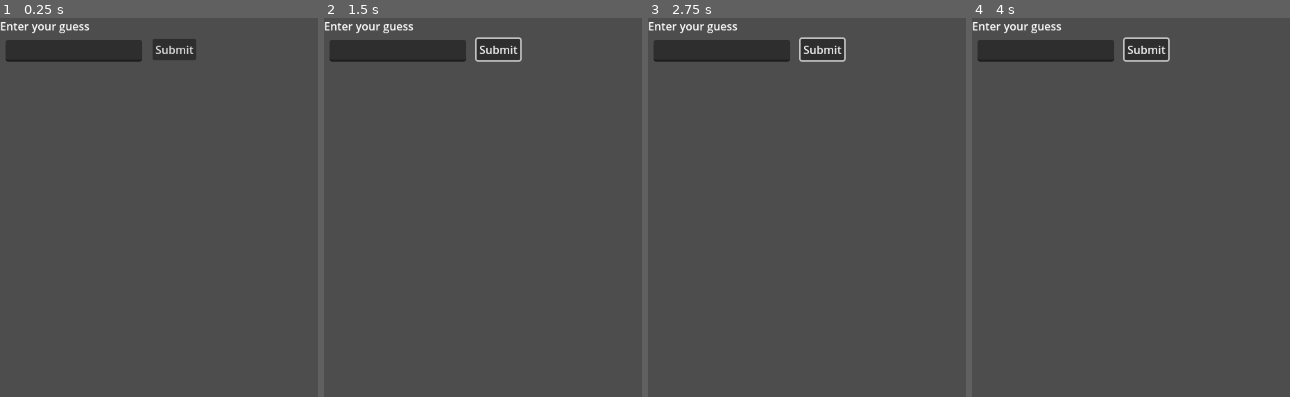
Above: before the commit, frames 1-4 (left to right).
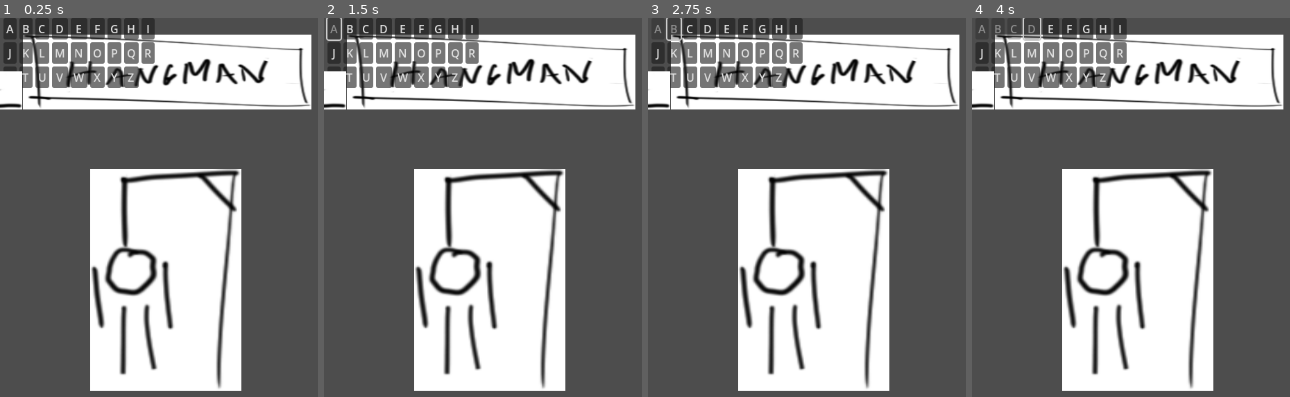
Above: after the commit, the same moments.

Repository: mkangjazz/godot_hangman
Game: Godot game, scene res://scenes/root.tscn
The game is run twice, just before and just after one commit, with the same random seed, the same clock (stepped at 60 frames per second) and the same inputs.
Inputs (mouse positions are in pixels of both pictures, inside the frame that each line leads up to):
- Up to frame 1 (0.25 s): no input
- Up to frame 2 (1.5 s): click (498, 48) at 0.5 s, where only the run before the commit has a clickable "Submit"; click (333, 29) at 1.25 s, where only the run after the commit has a clickable "A"
- Up to frame 3 (2.75 s): click (673, 29) at 2 s, where only the run after the commit has a clickable "B"
- Up to frame 4 (4 s): click (1013, 29) at 2.75 s, where only the run after the commit has a clickable "C"; click (1032, 29) at 3.5 s, where only the run after the commit has a clickable "D"

The runs differ from the first frame. In frame 1, 47% of the frame differs, in the area x 0-99%, y 0-99%; in frame 2, 47%; in frame 3, 47%; in frame 4, 46%.

Commit message:
add keyboard and ui

Diff:
--- a/hangman/assets/icon.svg
+++ /dev/null
@@ -1 +0,0 @@
-<svg height="128" width="128" xmlns="http://www.w3.org/2000/svg"><rect x="2" y="2" width="124" height="124" rx="14" fill="#363d52" stroke="#212532" stroke-width="4"/><g transform="scale(.101) translate(122 122)"><g fill="#fff"><path d="M105 673v33q407 354 814 0v-33z"/><path d="m105 673 152 14q12 1 15 14l4 67 132 10 8-61q2-11 15-15h162q13 4 15 15l8 61 132-10 4-67q3-13 15-14l152-14V427q30-39 56-81-35-59-83-108-43 20-82 47-40-37-88-64 7-51 8-102-59-28-123-42-26 43-46 89-49-7-98 0-20-46-46-89-64 14-123 42 1 51 8 102-48 27-88 64-39-27-82-47-48 49-83 108 26 42 56 81zm0 33v39c0 276 813 276 814 0v-39l-134 12-5 69q-2 10-14 13l-162 11q-12 0-16-11l-10-65H446l-10 65q-4 11-16 11l-162-11q-12-3-14-13l-5-69z" fill="#478cbf"/><path d="M483 600c0 34 58 34 58 0v-86c0-34-58-34-58 0z"/><circle cx="725" cy="526" r="90"/><circle cx="299" cy="526" r="90"/></g><g fill="#414042"><circle cx="307" cy="532" r="60"/><circle cx="717" cy="532" r="60"/></g></g></svg>
--- a/hangman/project.godot
+++ b/hangman/project.godot
@@ -13,4 +13,3 @@
 config/name="hangman"
 run/main_scene="res://scenes/root.tscn"
 config/features=PackedStringArray("4.2", "Forward Plus")
-config/icon="res://assets/icon.svg"
--- /dev/null
+++ b/hangman/scenes/blank_space.tscn
@@ -0,0 +1,10 @@
+[gd_scene load_steps=3 format=3 uid="uid://bdf1vh4h1wls2"]
+
+[ext_resource type="Script" path="res://scripts/blank_space.gd" id="1_hc242"]
+[ext_resource type="Texture2D" uid="uid://x70ny0rul0tw" path="res://assets/blank_space.png" id="2_45l16"]
+
+[node name="BlankSpace" type="Node2D"]
+script = ExtResource("1_hc242")
+
+[node name="Sprite2D" type="Sprite2D" parent="."]
+texture = ExtResource("2_45l16")
--- a/hangman/scenes/root.tscn
+++ b/hangman/scenes/root.tscn
@@ -1,36 +1,47 @@
-[gd_scene load_steps=2 format=3 uid="uid://dj52xu2lclmk5"]
+[gd_scene load_steps=4 format=3 uid="uid://dj52xu2lclmk5"]
 
 [ext_resource type="Script" path="res://scripts/root.gd" id="1_xbogm"]
+[ext_resource type="Texture2D" uid="uid://bct8yso7n0xwq" path="res://assets/logo.png" id="2_pdqqn"]
+[ext_resource type="Texture2D" uid="uid://ym6wijdftj3s" path="res://assets/stage.png" id="3_rdbgv"]
 
 [node name="Node2D" type="Node2D"]
+position = Vector2(1, 0)
 script = ExtResource("1_xbogm")
 
-[node name="Control_UI" type="Control" parent="."]
-layout_mode = 3
-anchors_preset = 0
-offset_right = 40.0
-offset_bottom = 40.0
+[node name="SplitContainer" type="HBoxContainer" parent="."]
+offset_right = 1145.0
+offset_bottom = 649.0
+size_flags_horizontal = 3
+size_flags_vertical = 3
 
-[node name="LineEdit" type="LineEdit" parent="Control_UI"]
+[node name="PanelContainer" type="PanelContainer" parent="SplitContainer"]
+layout_mode = 2
+
+[node name="Sprite2D_logo" type="Sprite2D" parent="SplitContainer/PanelContainer"]
+position = Vector2(240, 78)
+scale = Vector2(1.47602, 0.892508)
+texture = ExtResource("2_pdqqn")
+
+[node name="Sprite2D_stage" type="Sprite2D" parent="SplitContainer/PanelContainer"]
+position = Vector2(238, 378)
+scale = Vector2(2.25047, 1.95802)
+texture = ExtResource("3_rdbgv")
+
+[node name="VFlowContainer" type="VFlowContainer" parent="SplitContainer"]
+layout_mode = 2
+size_flags_horizontal = 3
+
+[node name="Keyboard" type="GridContainer" parent="SplitContainer/VFlowContainer"]
 unique_name_in_owner = true
-layout_mode = 0
-offset_left = 8.0
-offset_top = 32.0
-offset_right = 205.0
-offset_bottom = 63.0
+layout_mode = 2
+columns = 9
 
-[node name="Label" type="Label" parent="Control_UI"]
-layout_mode = 0
-offset_right = 40.0
-offset_bottom = 23.0
-text = "Enter your guess"
+[node name="BlankSpaces" type="HFlowContainer" parent="SplitContainer/VFlowContainer"]
+unique_name_in_owner = true
+layout_direction = 2
+layout_mode = 2
+size_flags_vertical = 4
+size_flags_stretch_ratio = 0.0
 
-[node name="Button" type="Button" parent="Control_UI"]
-layout_mode = 0
-offset_left = 220.0
-offset_top = 30.0
-offset_right = 283.0
-offset_bottom = 61.0
-text = "Submit"
-
-[connection signal="pressed" from="Control_UI/Button" to="." method="_on_button_pressed"]
+[node name="Incorrect" type="HFlowContainer" parent="SplitContainer/VFlowContainer"]
+layout_mode = 2
--- /dev/null
+++ b/hangman/scripts/blank_space.gd
@@ -0,0 +1,22 @@
+extends Node2D
+
+var isHidden:bool = true;
+var character:String = "";
+
+func _ready():
+	pass
+
+func _process(delta):
+	pass
+
+func hideCharacter():
+	self.isHidden = true;
+	pass
+
+func showCharacter():
+	self.isHidden = false;
+	pass
+
+func setCharacter(char:String):
+	self.character = char;
+	pass
--- a/hangman/scripts/root.gd
+++ b/hangman/scripts/root.gd
@@ -1,28 +1,89 @@
 extends Node2D
 
-#var current_scene;
-@onready var line_edit = %LineEdit
+const blank_space_scene = preload("res://scenes/blank_space.tscn");
 
+@onready var keyboard_keys_container = %Keyboard
+@onready var blank_spaces_container = %BlankSpaces
+
+# need to switch between index num and char, due to unique values
+var current_word:String = "";
+#var blank_spaces:Array = []; can we just get the children of blankSpaces?
+var player_guesses:Array = [];
+var keyboard_keys:Dictionary = {};
 var word_bank:Array = [
 	"apple",
 	"pear",
 	"news",
-	"to",
+	"award",
+	"grimace",
+	"stack",
 ];
-var current_word:String;
-var player_guesses:Array = [];
+
+var allowed_string:String = "abcdefghijklmnopqrstuvwxyz";
+var allowed_chars:Array = [];
 
 func _ready():
 	set_up_new_game();
-	print(current_word, player_guesses)
+	print("current_word: ", current_word)
+	print("allowed_chars: ", allowed_chars)
+	print("blank spaces container children: ", blank_spaces_container.get_children())
 
+	pass
+
+func _input(event):
+	if event is InputEventKey and event.pressed:
+		var keycode_string:String = OS.get_keycode_string(event.keycode);
+		var key:String = keycode_string.to_lower();
+
+		if not keyboard_keys.has(key):
+			return;
+		else:
+			if keyboard_keys[key].disabled:
+				return;
+			keyboard_keys[key].pressed.emit();
 	pass
 
 func _process(delta):
 	pass
 
+func set_up_current_word():
+	var random_word:String = get_random_word();
+
+	current_word = random_word;
+
+	for char in random_word:
+		var space = blank_space_scene.instantiate()
+
+		space.setCharacter(char);
+		blank_spaces_container.add_child(space)
+	pass
+
+func handle_keyboard_keypress(key:String):
+	keyboard_keys[key].disabled = true;
+	handle_player_input_submission(key);
+	pass
+
+func set_up_allowed_chars():
+	for char in allowed_string:
+		if !allowed_chars.has(char):
+			allowed_chars.append(char)
+	pass
+
+func set_up_player_keyboard():
+	for key in allowed_chars:
+		var button = Button.new();
+		button.text = key.to_upper();
+		button.toggle_mode = true;
+		button.connect("pressed", handle_keyboard_keypress.bind(key))
+		keyboard_keys_container.add_child(button)
+		keyboard_keys[key] = button;
+	pass
+
 func set_up_new_game():
-	current_word = get_random_word();
+	set_up_allowed_chars();
+	set_up_player_keyboard();
+	set_up_current_word();
+
 	player_guesses = [];
 	pass
 
@@ -39,37 +100,16 @@
 
 	pass;
 
-func submit_player_input():
-	var text:String = line_edit.text;
-	player_guesses.append(text);
-	print("player_guesses: ", player_guesses);
+func handle_player_input_submission(key:String):
+	var lower_key = key.to_lower();
 
-	# when button is clicked
-	# commit the value in the text input as a "guess"
+	if !allowed_chars.has(lower_key):
+		return;
+	else:
+		print("handle_player_input_submission: ", lower_key)
+		#var text:String = line_edit.text;
+		#player_guesses.append(text);
+		#print("player_guesses: ", player_guesses);
+		# when button is clicked
+		# commit the value in the text input as a "guess"
 	pass
-
-func _on_button_pressed():
-	submit_player_input();
-	pass
-
-# hangman
-# guessing game where you guess word, phrase, sentence
-# within a certain # of guesses
-
-# system choose a word from a bank of words
-# rules may permit or forbid proper nouns, such as names, places, brands, or slang.
-# one word? two? phrase? spaces?
-
-# case insensitive
-
-# show one space for each letter
-
-# show an area for player to input a guess
-# player inputs a guess (entire word, or letter)
-# get it right, show letter
-# get it wrong, add a piece to the guy
-# if player gets all letters, player wins
-# if player guesses wrong X times, player loses
-
-# show the letters that were guessed incorrectly
-# show the words that were guessed incorrectly?
Binary file added: hangman/assets/blank_space.png
Not shown, added: hangman/assets/blank_space.png.import
Binary file added: hangman/assets/logo.png
Not shown, added: hangman/assets/logo.png.import
Binary file added: hangman/assets/stage.png
Not shown, changed: hangman/assets/stage.png.import
Not shown, added: hangman/README.md
